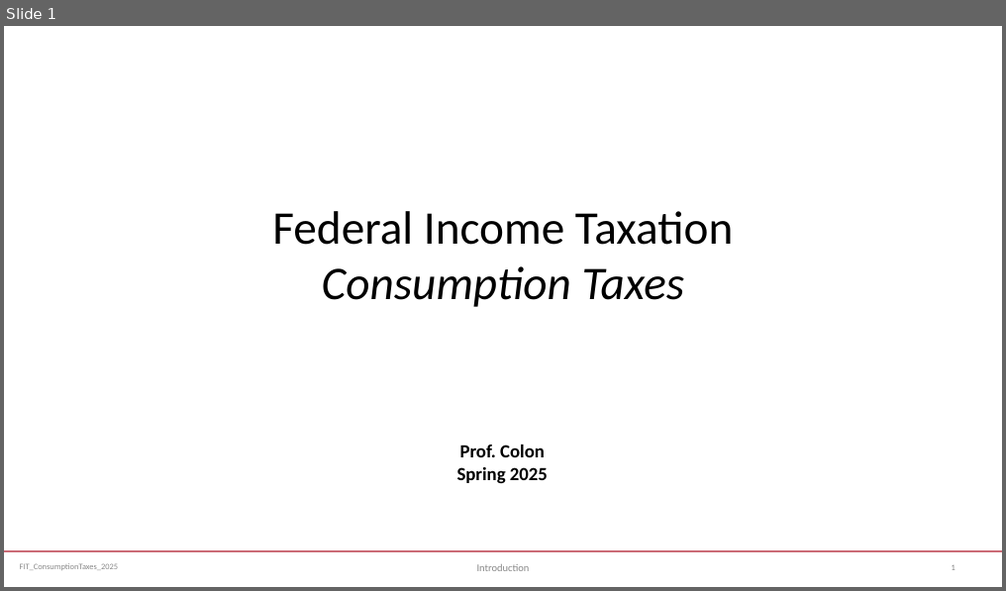
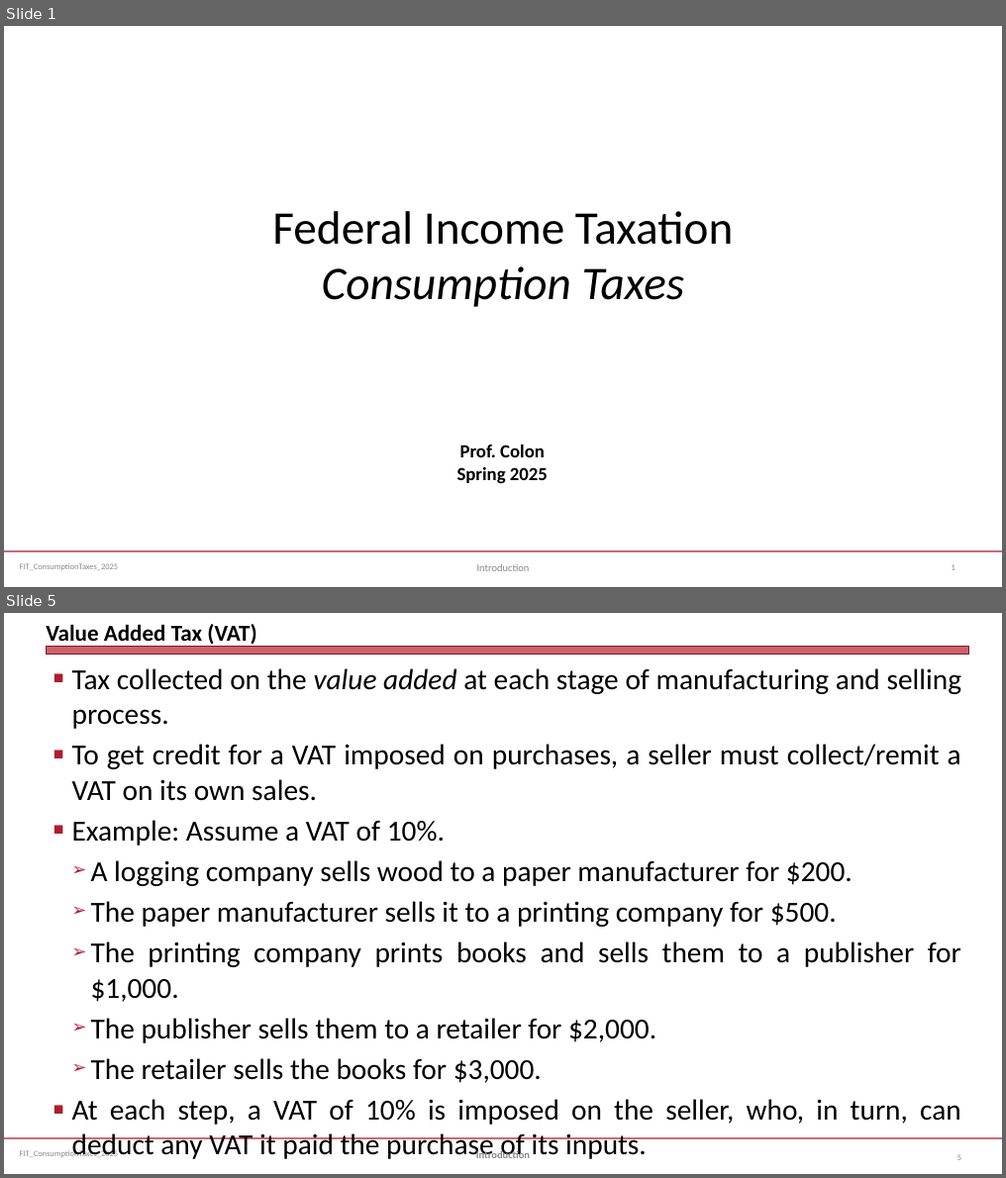
Before and after one commit to jmc877/Fed-Income-Tax, a slide deck: slides/FIT_ConsumptionTaxes_2025S.pptx. Shown one above the other, each under a label of ours: slide 1 before the commit, slides 1 and 5 after it; the slides between them are not shown. The pictures are 1006x591 and 1006x1178 pixels, drawn with LibreOffice and Linux fonts; fonts in the diff are those of the drawing. Boxes give left, top, right and bottom in pixels: in the first picture for what was removed or moved away, otherwise in the second. Text is boxed around its words. In the diff, an @@ line names an element or a change of style, - is before the commit and + after.

```diff
--- a/slides/FIT_ConsumptionTaxes_2025S.pptx
+++ b/slides/FIT_ConsumptionTaxes_2025S.pptx
@@ slide 5 added at <box>4,613,1002,1174</box>, background #FFFFFF; not listed: 2 template elements that a slide beside it also shows @@
@@ title added at <box>46,624,256,648</box>, 22 pt, text #000000, bold @@
+Value Added Tax (VAT)
@@ rectangle added at <box>46,647,969,655</box>, fill #B01C2E at 69% opacity, outline #821522 0 pt @@
@@ text added at <box>72,668,962,1125</box>, 28 pt, text #000000 @@
+■ Tax collected on the value added at each stage of manufacturing and selling process.
+■ To get credit for a VAT imposed on purchases, a seller must collect/remit a VAT on its own sales.
+■ Example: Assume a VAT of 10%.
+  ➢ A logging company sells wood to a paper manufacturer for $200.
+  ➢ The paper manufacturer sells it to a printing company for $500.
+  ➢ The printing company prints books and sells them to a publisher for $1,000.
+  ➢ The publisher sells them to a retailer for $2,000.
+  ➢ The retailer sells the books for $3,000.
+■ At each step, a VAT of 10% is imposed on the seller, who, in turn, can deduct any VAT it paid the purchase of its inputs.
@@ text added at <box>476,1151,530,1158</box>, 10 pt, text #898989, bold @@
+Introduction
@@ page number added at <box>957,1156,961,1160</box>, 8 pt, text #808080 @@
+5
```
Also in this commit, not shown: 2 slides changed, 14 other slides added, 1 other file.
